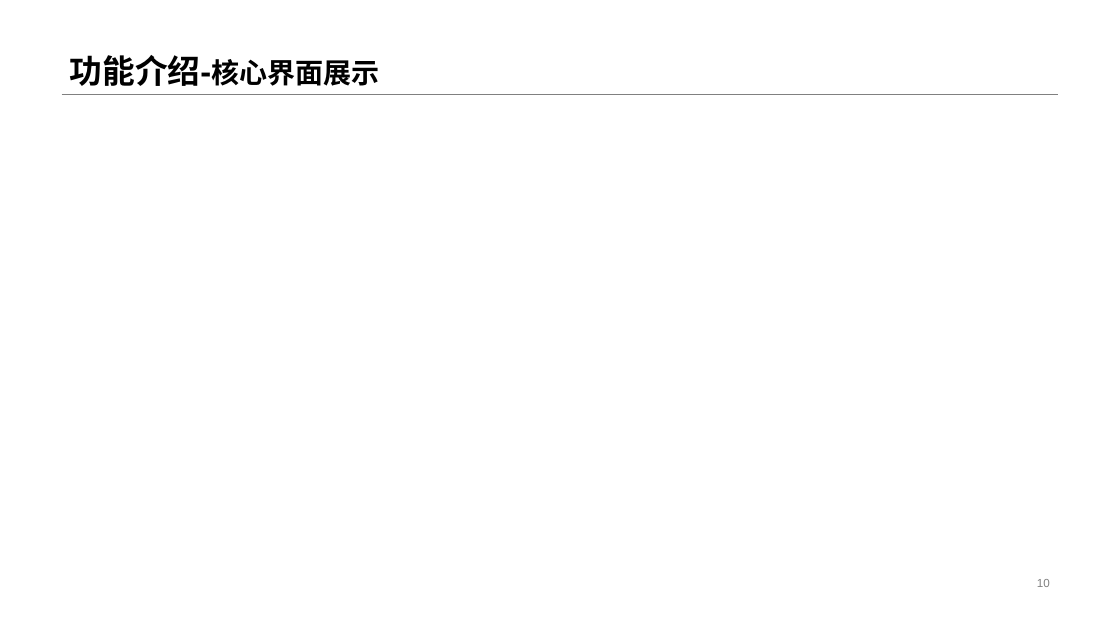
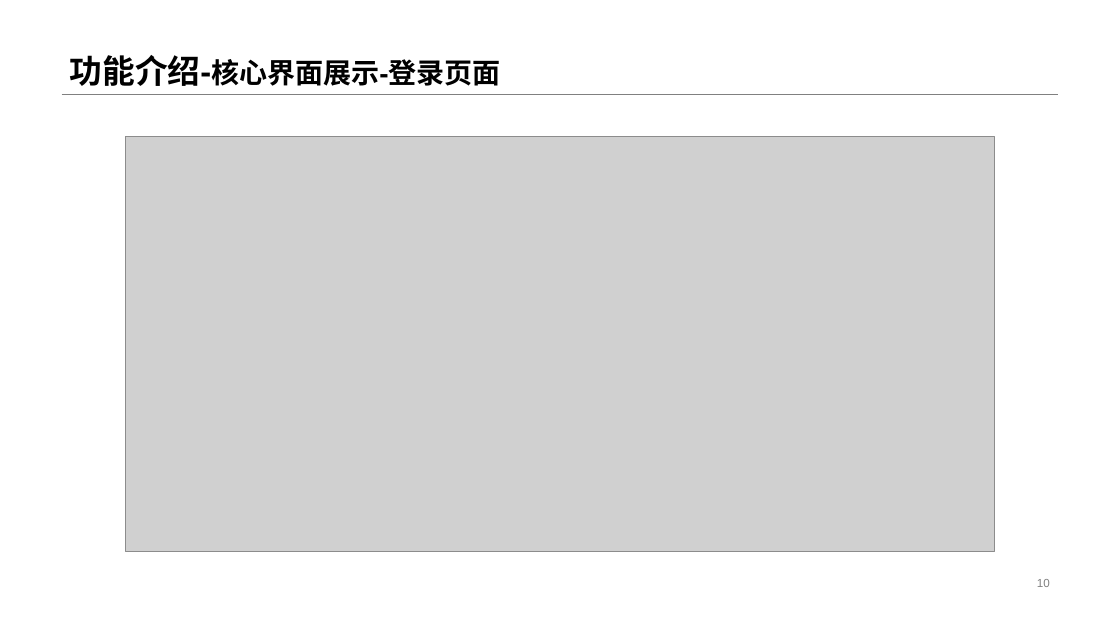
Before and after one commit to 2042270217/CausedByEating, a slide deck: slide 10 of doc/项目路演PPT-项目名称-第24组.pptx. Drawn at 1120x630 pixels with LibreOffice and Linux fonts; fonts in the diff are those of the drawing; grey boxes stand for pictures. Boxes give left, top, right and bottom in pixels: in the first picture for what was removed or moved away, otherwise in the second. Text is boxed around its words. In the diff, an @@ line names an element or a change of style, - is before the commit and + after.

Commit message:
ppt

```diff
--- a/doc/项目路演PPT-项目名称-第24组.pptx
+++ b/doc/项目路演PPT-项目名称-第24组.pptx
@@ title at (x1=70, y1=55, x2=500, y2=86): text changed @@
-功能介绍-核心界面展示
+功能介绍-核心界面展示-登录页面
@@ picture added at (x1=125, y1=136, x2=994, y2=552) @@
```
Also in this commit, not shown: 2 other slides changed, 3 slides added.
